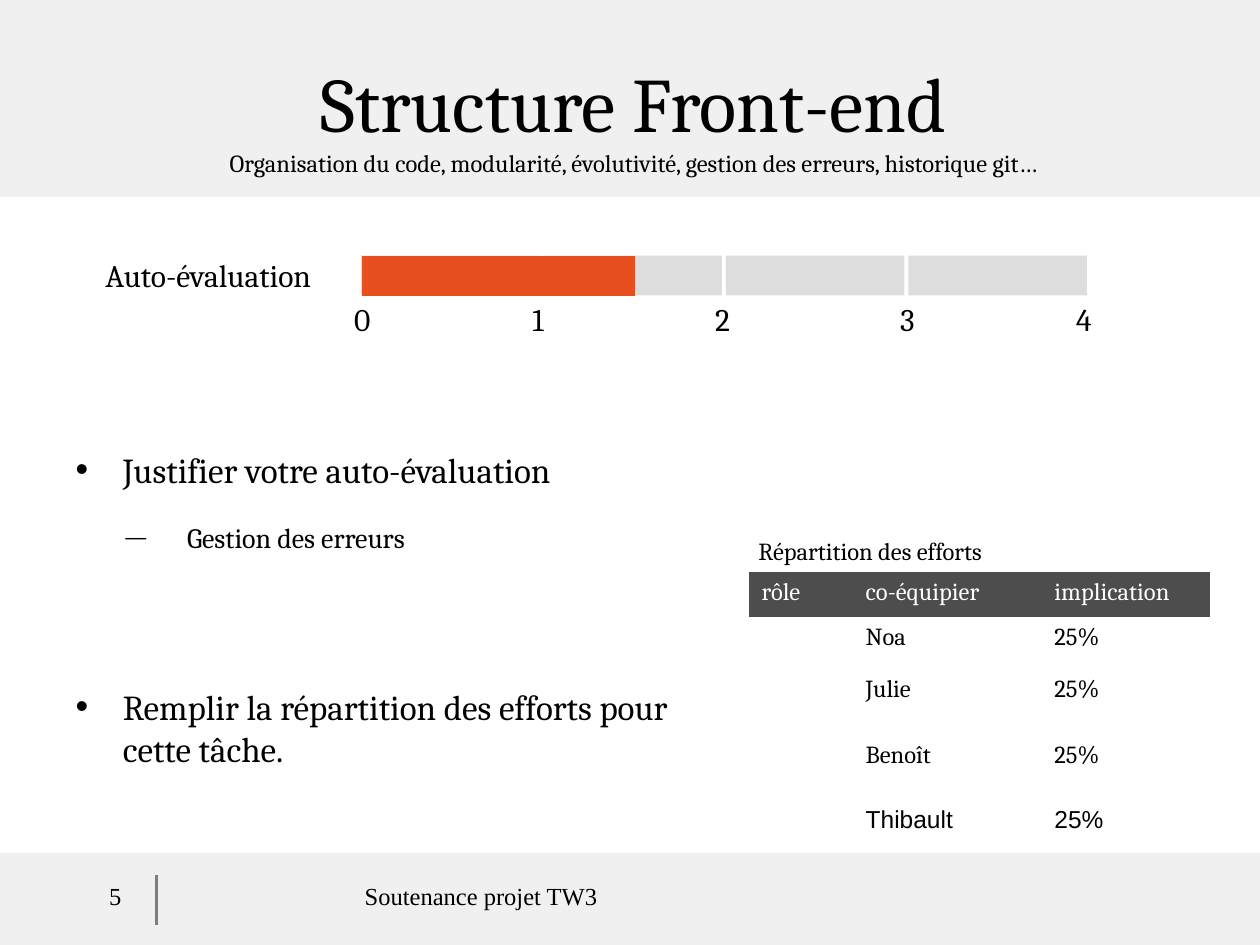
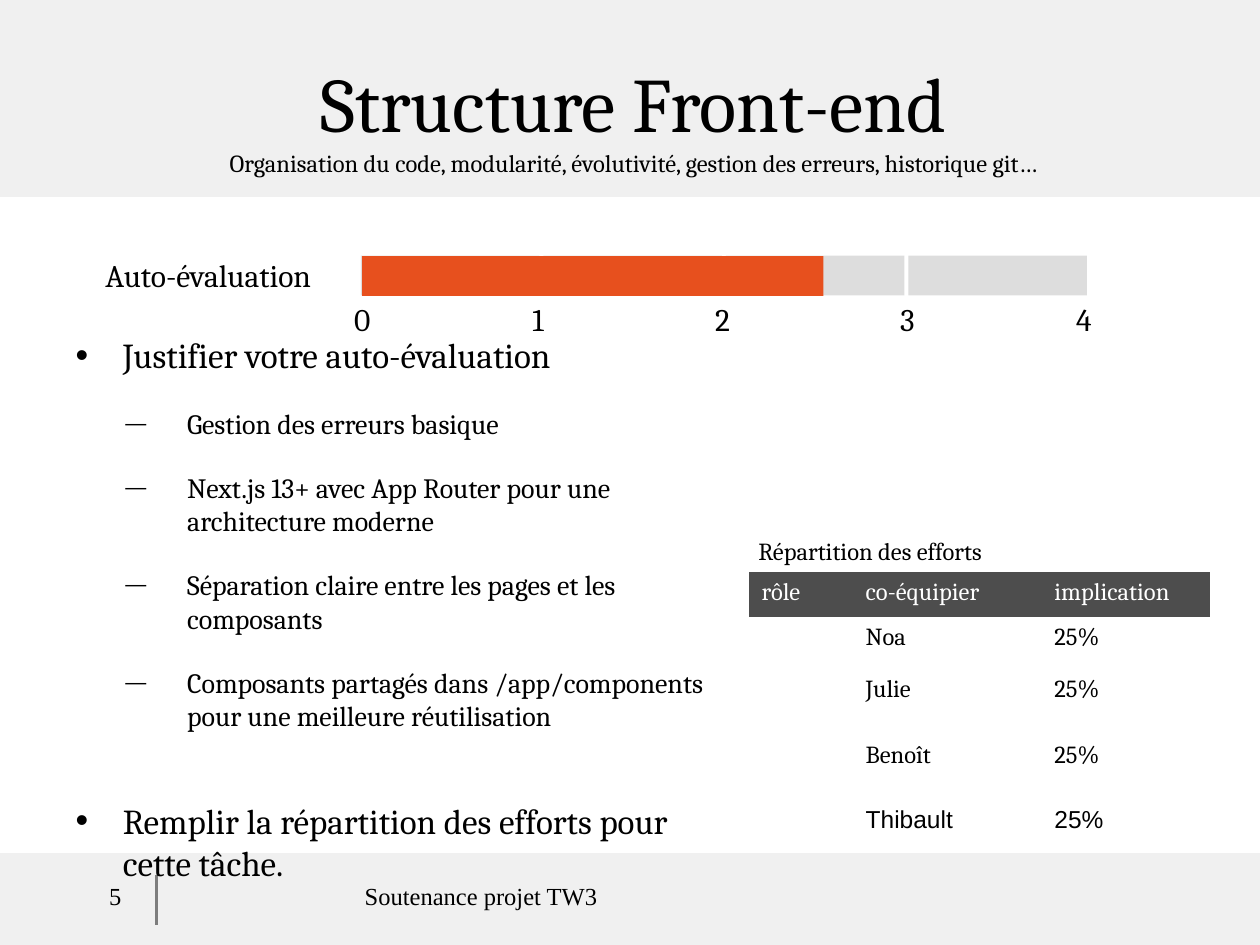
Before and after one commit to Kibanker/projet-tw, a slide deck: slide 5 of modele_soutenance_projet_2024.odp. Drawn at 1260x945 pixels with LibreOffice and Linux fonts; fonts in the diff are those of the drawing; background and template pictures are left out. Boxes give left, top, right and bottom in pixels: in the first picture for what was removed or moved away, otherwise in the second. Text is boxed around its words. In the diff, an @@ line names an element or a change of style, - is before the commit and + after.

```diff
--- a/modele_soutenance_projet_2024.odp
+++ b/modele_soutenance_projet_2024.odp
@@ rectangle: place and size @@
-rectangle at (362, 256, 635, 295)
+rectangle at (362, 256, 823, 295)
@@ text at (187, 414, 703, 732): text changed @@
-  — Gestion des erreurs
+  — Gestion des erreurs basique
+  — Next.js 13+ avec App Router pour une architecture moderne
+  — Séparation claire entre les pages et les composants
+  — Composants partagés dans /app/components pour une meilleure réutilisation
```
Also in this commit, not shown: 3 other slides changed, 1 other file.
